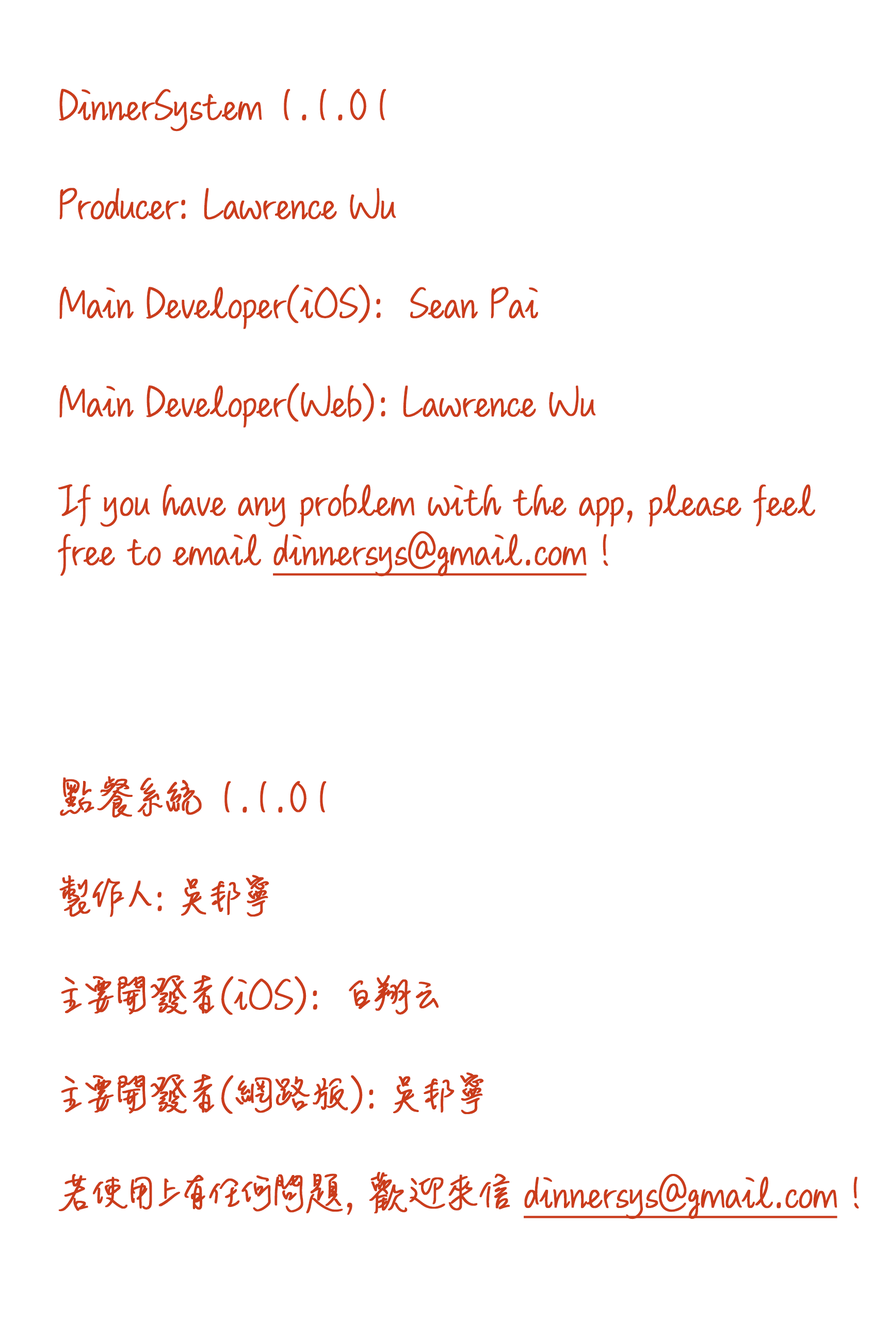
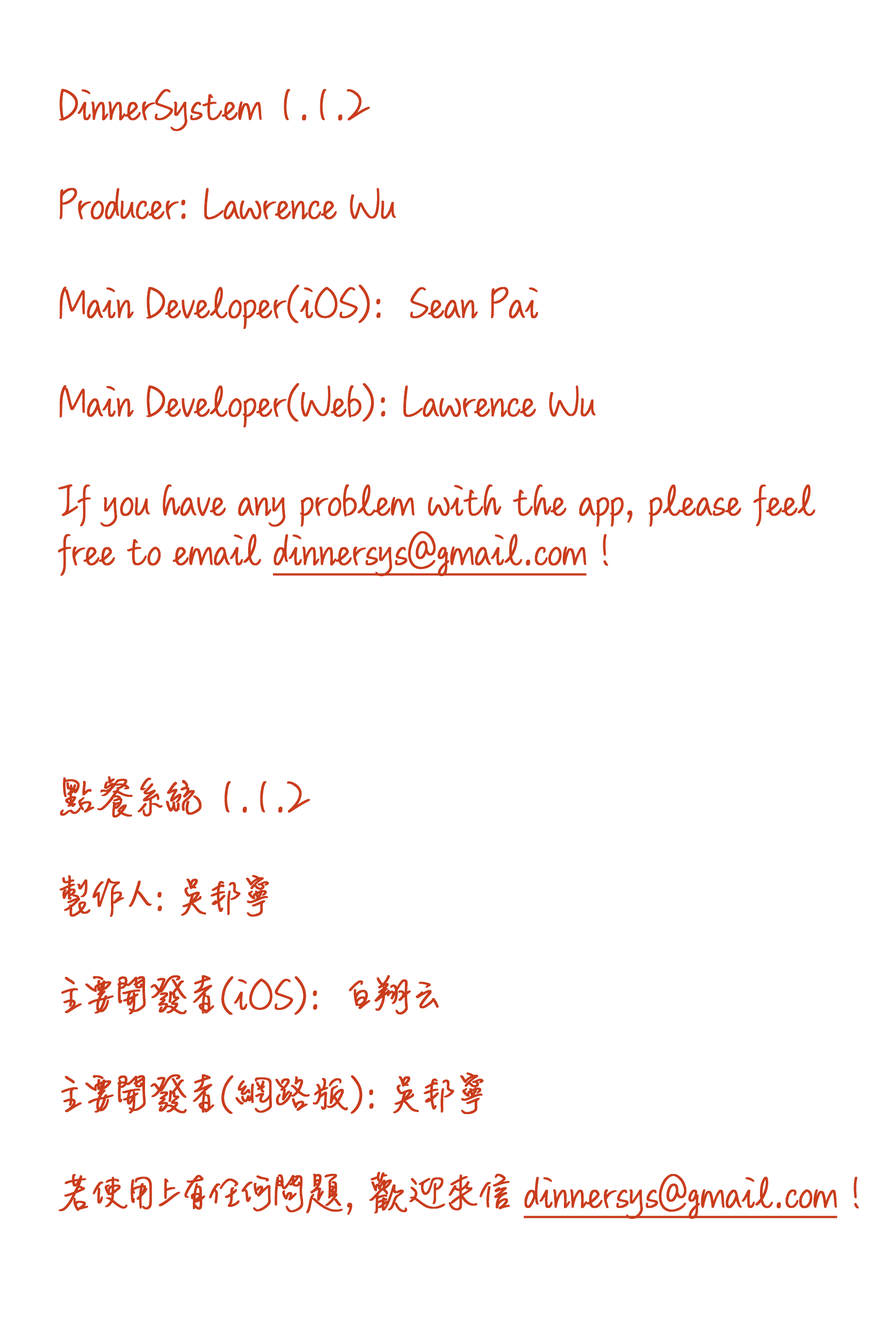
Layers edited between the first and the second 890×1339 image:
renamed "DinnerSystem 1.1.01 Producer: Lawrence Wu Main Developer(iOS)" to "DinnerSystem 1.1.2 Producer: Lawrence Wu Main Developer(iOS):", painted on it over 286, 88, 387, 813
